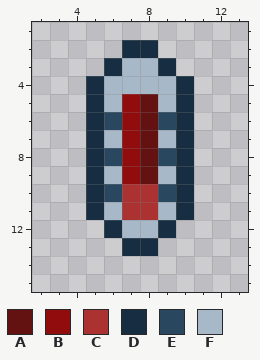
Pixel-art file, stored at art/overworld/thermometer_overworld.aseprite. The picture above is the old version.
16x16 pixels, 1 frame. Shown: x 2..13, y 1..15.
Palette (. is transparent): A #631111  B #910c0c  C #ac3232  D #162d42  E #2a4760  F #a7b9c8
Once edited:
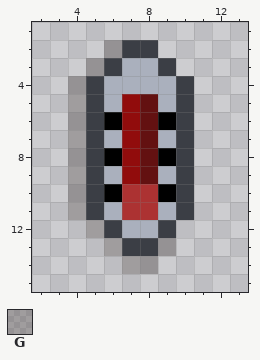
Colours new in this view: G #21140f42
What changed:
colour D: #162d42 -> #3b3e45
colour E: #2a4760 -> #000000
colour F: #a7b9c8 -> #aab0bd
Changed rows in their new state; - is a pixel that keeps its letter.
first column x 4:
 2 --G---
 3 -G----
 4 G-----
 5 G-----
 6 G-----
 7 G-----
 8 G-----
 9 G-----
10 G-----
11 G-----
12 -G----
13 --G--G
14 ---GG-
Changed places in both pictures, as pixel boxes (x1, y1, x2, y2):
changed: (68, 40, 194, 274)
